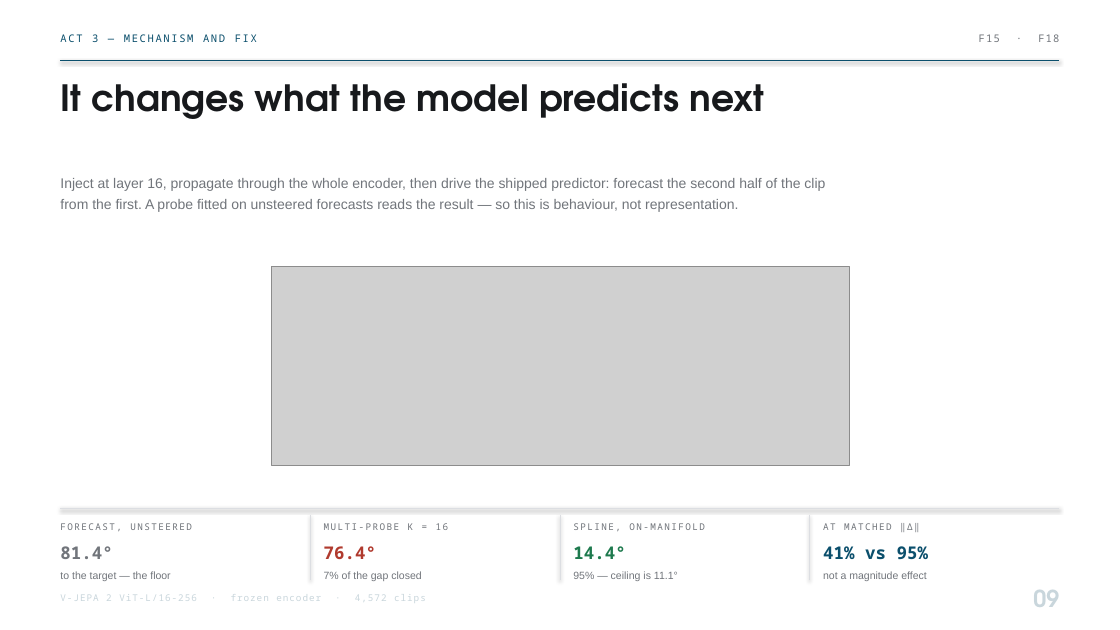
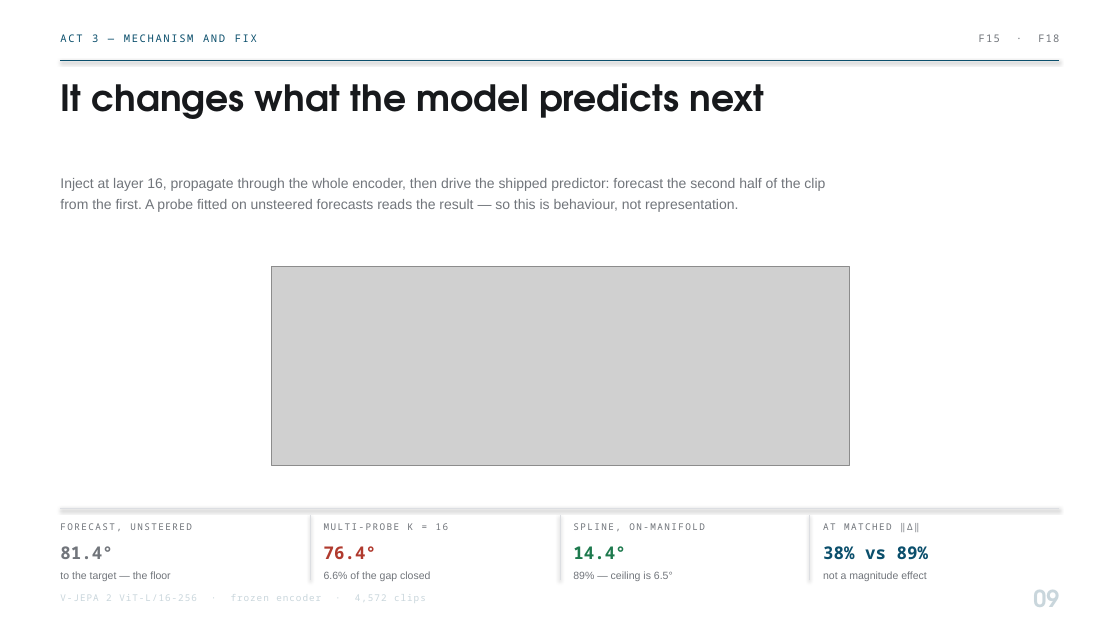
Before and after one commit to vishaldas/vjepa_interpretability, a slide deck: slide 9 of artifacts/deck/vjepa-direction-ring.pptx. Drawn at 1120x630 pixels with LibreOffice and Linux fonts; fonts in the diff are those of the drawing; grey boxes stand for pictures. Boxes give left, top, right and bottom in pixels: in the first picture for what was removed or moved away, otherwise in the second. Text is boxed around its words. In the diff, an @@ line names an element or a change of style, - is before the commit and + after.

Commit message:
Fix eight consistency issues across FINDINGS, README and the decks
1. F18's magnitude control was not reproducible: the x2.00 and x2.61 arms were
   computed in a scratch script that was not kept, so the published table could
   not be regenerated. run_behaviour.py now runs all five arms and saves floor,
   ceiling, norms and gap-closed to behaviour_predictor.json.

2. The forecast ceiling was quoted from the wrong split. F18 cited 11.1 degrees,
   measured on the 150-clip alpha-selection fold -- which sits on train values --
   while the control arm read its own label at 6.5, i.e. better than the stated
   ceiling, leaving a dashed line above a bar that beat it. The ceiling is now
   the control arm itself: same probe, same held-out-value test clips. The
   spline's gap-closed falls 95% -> 89% and the matched-norm comparison 41% ->
   38%. Finding unchanged; arithmetic now consistent. Logged as C10.

3. F14b's closing paragraph still said "everything else is intact", contradicting
   C9. Restated as three fates: direction annihilated, axis untouched, speed
   degraded but surviving.

4. README said "still 0.14 m/s on a 0.25-4.0 range", which reads as the speed
   being 0.14. It is the error.

5. README counts were stale: 17 findings and seven corrections, now 18 and ten.

6. Corrections ran C1-C5 then C9, C8, C7, C6. Sorted.

7. Open section carried a stale bullet claiming the manifold was never fitted to
   real activations, plus three overlapping "deeper propagation" items. Rewritten.

8. Slide 11's verdict table gained a "changes the forecast: 7% vs 89%" row and
   F18 in its tag line, since slide 9 calls that the strongest result in the deck.

```diff
--- a/artifacts/deck/vjepa-direction-ring.pptx
+++ b/artifacts/deck/vjepa-direction-ring.pptx
@@ text at (823, 546, 928, 559): text changed @@
-41% vs 95%
+38% vs 89%
@@ text at (324, 571, 430, 581): text changed @@
-7% of the gap closed
+6.6% of the gap closed
@@ text at (573, 571, 673, 581): text changed @@
-95% — ceiling is 11.1°
+89% — ceiling is 6.5°
```
Also in this commit, not shown: 1 other slide changed, 4 other files.
